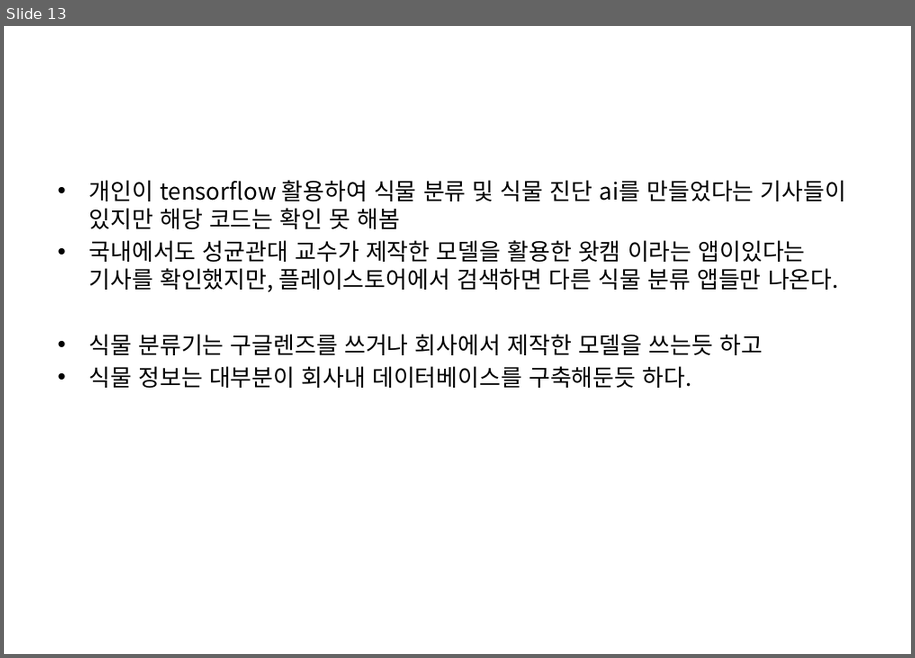
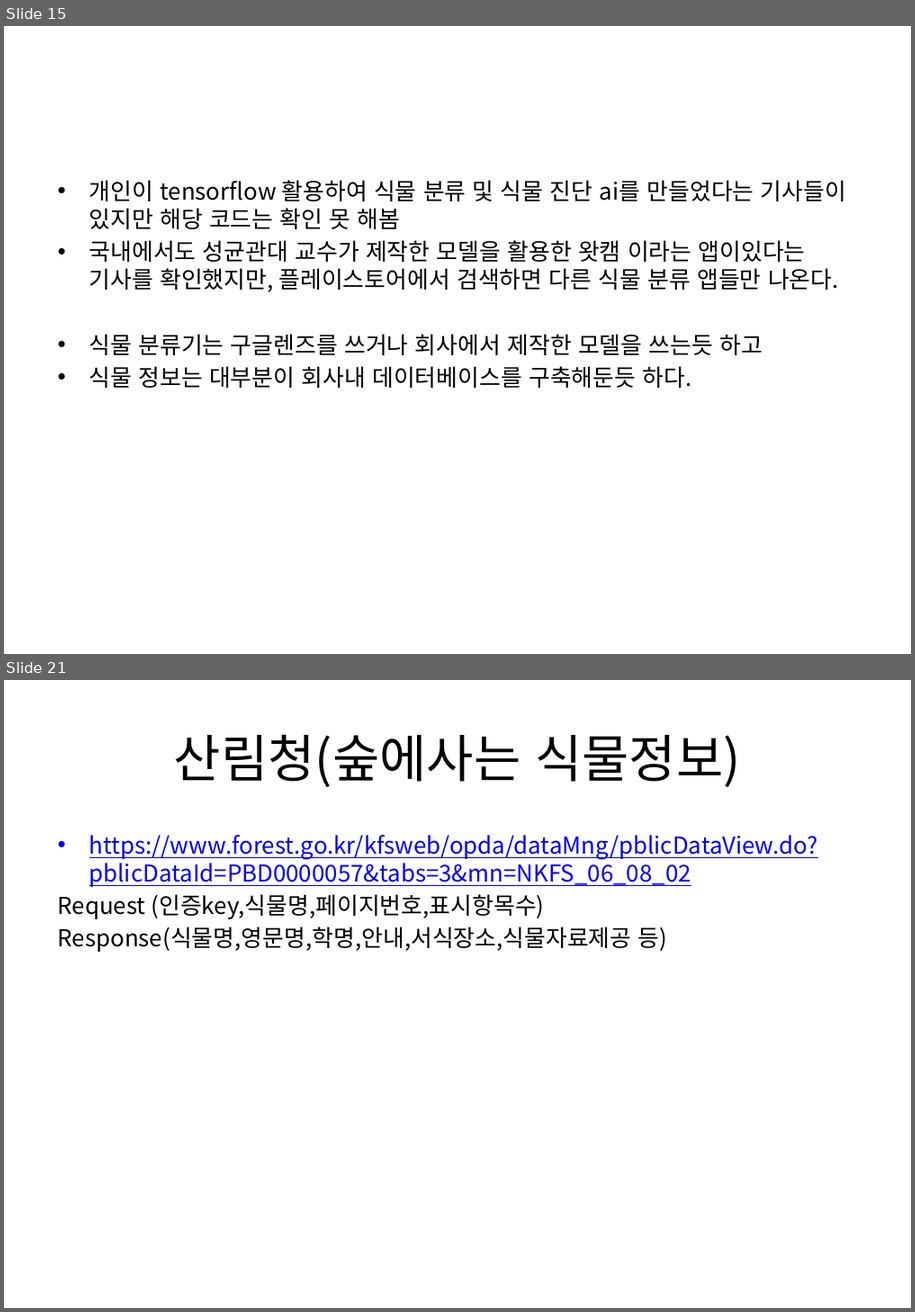
Before and after one commit to s45000/FlowerManage, a slide deck: 꽃어플리케이션.pptx. Shown one above the other, each under a label of ours: slide 13 before the commit, slides 15 and 21 after it; the slides between them are not shown. The pictures are 915x658 and 915x1312 pixels, drawn with LibreOffice and Linux fonts; fonts in the diff are those of the drawing. Boxes give left, top, right and bottom in pixels: in the first picture for what was removed or moved away, otherwise in the second. Text is boxed around its words. In the diff, an @@ line names an element or a change of style, - is before the commit and + after.

```diff
--- a/꽃어플리케이션.pptx
+++ b/꽃어플리케이션.pptx
@@ slide 21 added at (x1=4, y1=680, x2=911, y2=1308), background #FFFFFF @@
@@ title added at (x1=174, y1=734, x2=741, y2=787), 44 pt, text #000000 @@
+산림청(숲에사는 식물정보)
@@ text added at (x1=58, y1=835, x2=818, y2=952), 20 pt, text #0000FF, underline @@
+• https://www.forest.go.kr/kfsweb/opda/dataMng/pblicDataView.do?pblicDataId=PBD0000057&tabs=3&mn=NKFS_06_08_02
+Request (인증key,식물명,페이지번호,표시항목수)
+Response(식물명,영문명,학명,안내,서식장소,식물자료제공 등)
@@ what was slide 13 is now slide 15 @@
```
Also in this commit, not shown: 1 slide changed, 8 other slides added, 1 slide removed, 3 other files.
